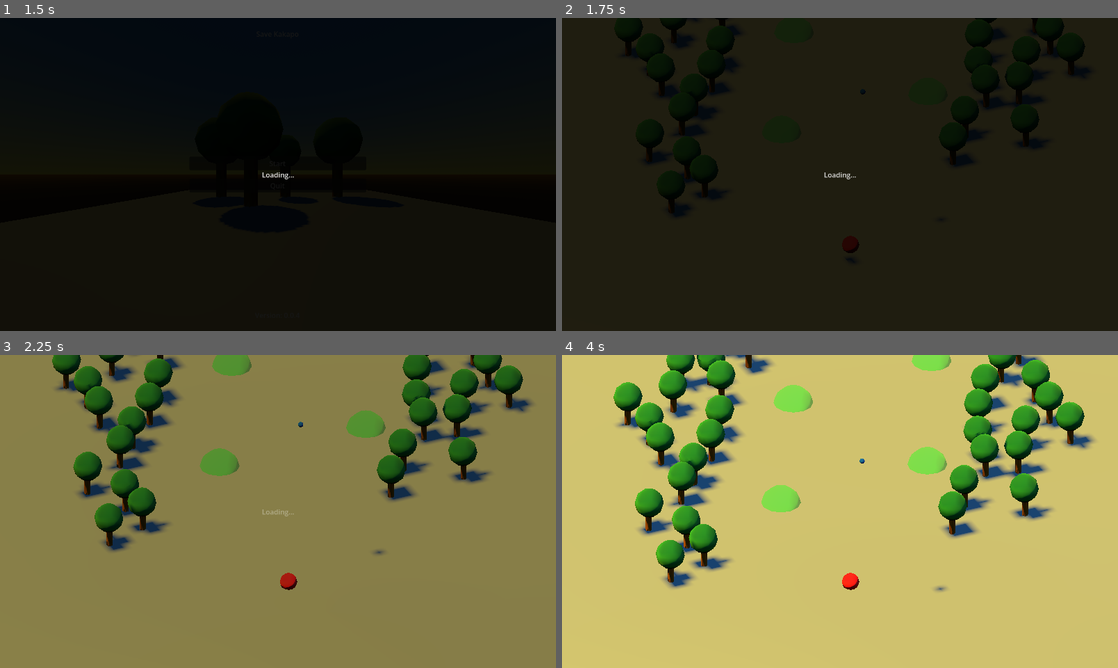
Above: before the commit, frames 1-4 (two rows, left to right).
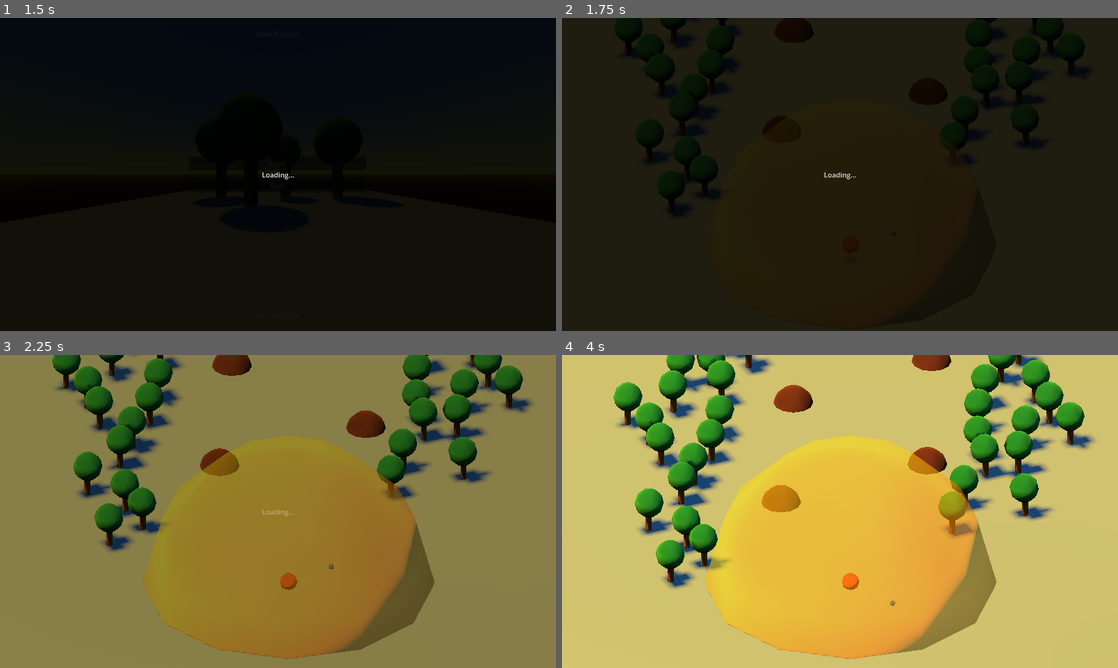
Above: after the commit, the same moments.

Repository: hubacekjakub/Godot-TreeLoverJourney
Game: Godot game, scene res://levels/main_menu.tscn
Same seed, same stepped clock (60 frames per second), same inputs: the game is played once before the commit and once after it.
Inputs (mouse positions are in pixels of both pictures, inside the frame that each line leads up to):
- Up to frame 1 (1.5 s): click "Start" at 0.5 s; click "Start" at 1.25 s
- Up to frame 2 (1.75 s): no input
- Up to frame 3 (2.25 s): move the mouse to (400, 495) at 2.02 s; hold D (move_right) from 2.03 s (still down); click (400, 495) at 2.17 s
- Up to frame 4 (4 s): move the mouse to (728, 527) at 2.77 s; release D (move_right) at 2.78 s; hold S (move_back) 2.78-3.53 s; move the mouse to (895, 442) at 3.52 s; hold D (move_right) from 3.53 s (still down)

Frame 1 is identical in both runs. In frame 2, 0.9% of the frame differs, in the area x 36-69%, y 0-37%; in frame 3, 29%; in frame 4, 29%, in the area x 25-79%, y 0-98%.

Commit message:
Visual boost for active supply

Diff:
--- a/levels/main_level.tscn
+++ b/levels/main_level.tscn
@@ -2644,6 +2644,6 @@
 
 [node name="Units" type="Node3D" parent="." unique_id=35315118]
 
-[node name="CharacterBody3D" parent="Units" unique_id=176970989 instance=ExtResource("5_wg11f")]
-transform = Transform3D(1, 0, 0, 0, 1, 0, 0, 0, 1, -27.449635, 11.775299, -3.3531876)
+[node name="NavAgent" parent="Units" unique_id=176970989 instance=ExtResource("5_wg11f")]
+transform = Transform3D(1, 0, 0, 0, 1, 0, 0, 0, 1, -27.449635, -3.2918959, -0.42470455)
 movement_speed = 50.0
--- a/scenes/stretcher.tscn
+++ b/scenes/stretcher.tscn
@@ -10,7 +10,7 @@
 
 [sub_resource type="StandardMaterial3D" id="StandardMaterial3D_72okn"]
 transparency = 1
-albedo_color = Color(1, 0.55, 0, 1)
+albedo_color = Color(1, 0.55, 0, 0.5294118)
 
 [sub_resource type="SphereShape3D" id="SphereShape3D_4gp6k"]
 radius = 14.0
@@ -33,7 +33,6 @@
 size = 30.0
 
 [node name="CSGSphere3D2" type="CSGSphere3D" parent="." unique_id=1926936205]
-visible = false
 radius = 14.0
 material = SubResource("StandardMaterial3D_72okn")
 
@@ -44,4 +43,4 @@
 debug_color = Color(0.7833333, 0, 1, 1)
 
 [connection signal="area_entered" from="Area3D" to="." method="_on_area_3d_area_entered"]
-[connection signal="body_entered" from="Area3D" to="." method="_on_area_3d_body_entered"]
+[connection signal="area_exited" from="Area3D" to="." method="_on_area_3d_area_exited"]
--- a/scenes/supply.tscn
+++ b/scenes/supply.tscn
@@ -6,8 +6,7 @@
 radius = 2.0
 
 [sub_resource type="StandardMaterial3D" id="StandardMaterial3D_yb8kn"]
-transparency = 1
-albedo_color = Color(0, 0.86235386, 0.1881789, 0.4627451)
+albedo_color = Color(0.35686275, 0.16078432, 0.011764706, 1)
 
 [node name="Supply" type="Area3D" unique_id=1592287050 groups=["Resource"]]
 script = ExtResource("1_oixck")
--- a/scripts/stretcher.gd
+++ b/scripts/stretcher.gd
@@ -61,13 +61,14 @@
 	automove = true
 
 
-func _on_area_3d_body_entered(body: Node3D) -> void:
-	if body.is_in_group("Resource"):
-		print("body entered: ", body.name)
-		print("hey, resource found")
-
-
 func _on_area_3d_area_entered(area: Area3D) -> void:
 	if area.is_in_group("Resource"):
 		if area is Supply:
-			print("found supply of value: ", area.value)
+			area.activate()
+			#print("found supply of value: ", area.value)
+
+
+func _on_area_3d_area_exited(area: Area3D) -> void:
+	if area.is_in_group("Resource"):
+		if area is Supply:
+			area.deactivate()
--- a/scripts/supply.gd
+++ b/scripts/supply.gd
@@ -2,3 +2,21 @@
 class_name Supply
 
 @export var value: int = 1
+@export var color_active : Color = Color("b85306")
+@export var color_unactive : Color = Color("5b2903")
+
+@onready var csg_sphere_3d: CSGSphere3D = $CSGSphere3D
+
+var material: StandardMaterial3D
+
+
+
+func _ready() -> void:
+	material = csg_sphere_3d.material.duplicate()
+	csg_sphere_3d.material_override = material
+
+func activate():
+	material.albedo_color = color_active
+
+func deactivate():
+	material.albedo_color = color_unactive
--- a/scripts/test/nav_agent.gd
+++ b/scripts/test/nav_agent.gd
@@ -5,6 +5,10 @@
 @onready var navigation_agent: NavigationAgent3D = $NavigationAgent3D
 
 @export var RAY_LENGTH = 10000.0
+"albedo_color"
+# The downward acceleration when in the "albedo_color"air, in meters per second squared.
+@export var fall_acceleration = 500
+
 
 func _unhandled_input(event: InputEvent) -> void:
 	if event is InputEventMouseButton and event.pressed and event.button_index == 1:
@@ -24,7 +28,14 @@
 func set_movement_target(movement_target: Vector3):
 	navigation_agent.set_target_position(movement_target)
 
-func _physics_process(_delta: float) -> void:
+func _physics_process(delta: float) -> void:
+
+	# Vertical Velocity
+	if not is_on_floor(): # If in the air, fall towards the floor. Literally gravity
+		var fall_velocity = Vector3(0, self.velocity.y - (fall_acceleration * delta), 0)
+		_on_velocity_computed(fall_velocity)
+		return
+
 	# Do not query when the map has never synchronized and is empty.
 	if NavigationServer3D.map_get_iteration_id(navigation_agent.get_navigation_map()) == 0:
 		return
